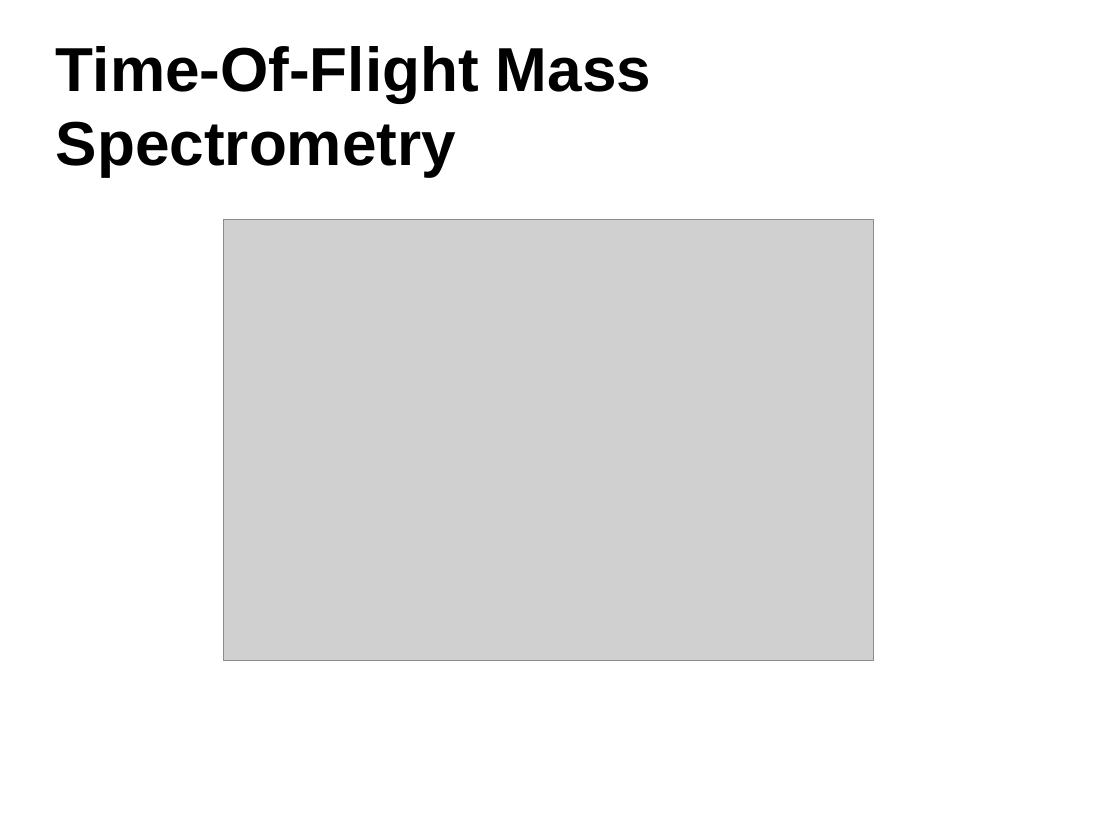
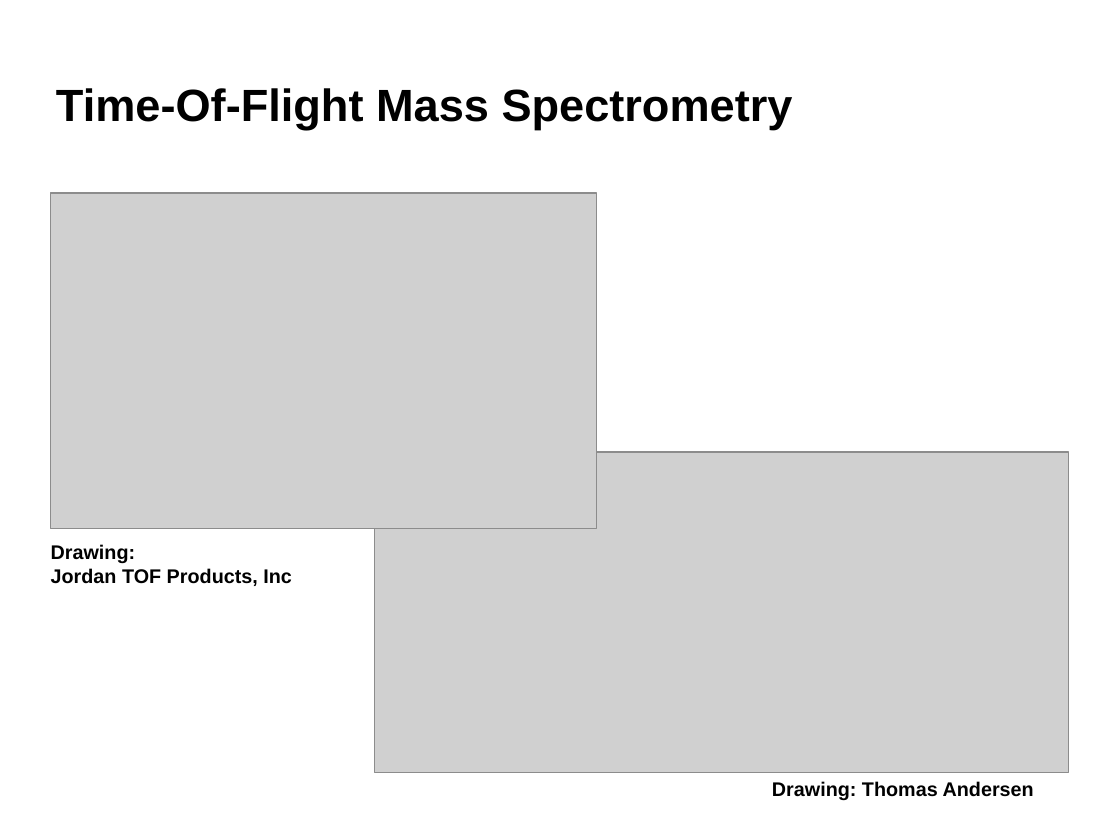
Before and after one commit to robertjensen/Thesis, a slide deck: slide 40 of defence/presentaation.odp (slide 36 before the commit). Drawn at 1120x840 pixels with LibreOffice and Linux fonts; fonts in the diff are those of the drawing; grey boxes stand for pictures; background and template pictures are left out. Boxes give left, top, right and bottom in pixels: in the first picture for what was removed or moved away, otherwise in the second. Text is boxed around its words. In the diff, an @@ line names an element or a change of style, - is before the commit and + after.

```diff
--- a/defence/presentaation.odp
+++ b/defence/presentaation.odp
@@ title "Time-Of-Flight Mass Spectrometry" at <box>56,88,793,130</box>: size 44 to 32 pt @@
@@ picture added at <box>51,193,597,528</box> @@
@@ picture: place and size @@
-picture at <box>224,220,873,661</box>
+picture at <box>375,452,1069,772</box>
@@ text added at <box>51,544,292,586</box>, 14 pt, text #000000, bold @@
+Drawing:
+Jordan TOF Products, Inc
@@ text added at <box>772,781,1034,801</box>, 14 pt, text #000000, bold @@
+Drawing: Thomas Andersen
```
Also in this commit, not shown: 24 other slides changed, 18 slides added, 14 slides removed, 8 other files.
